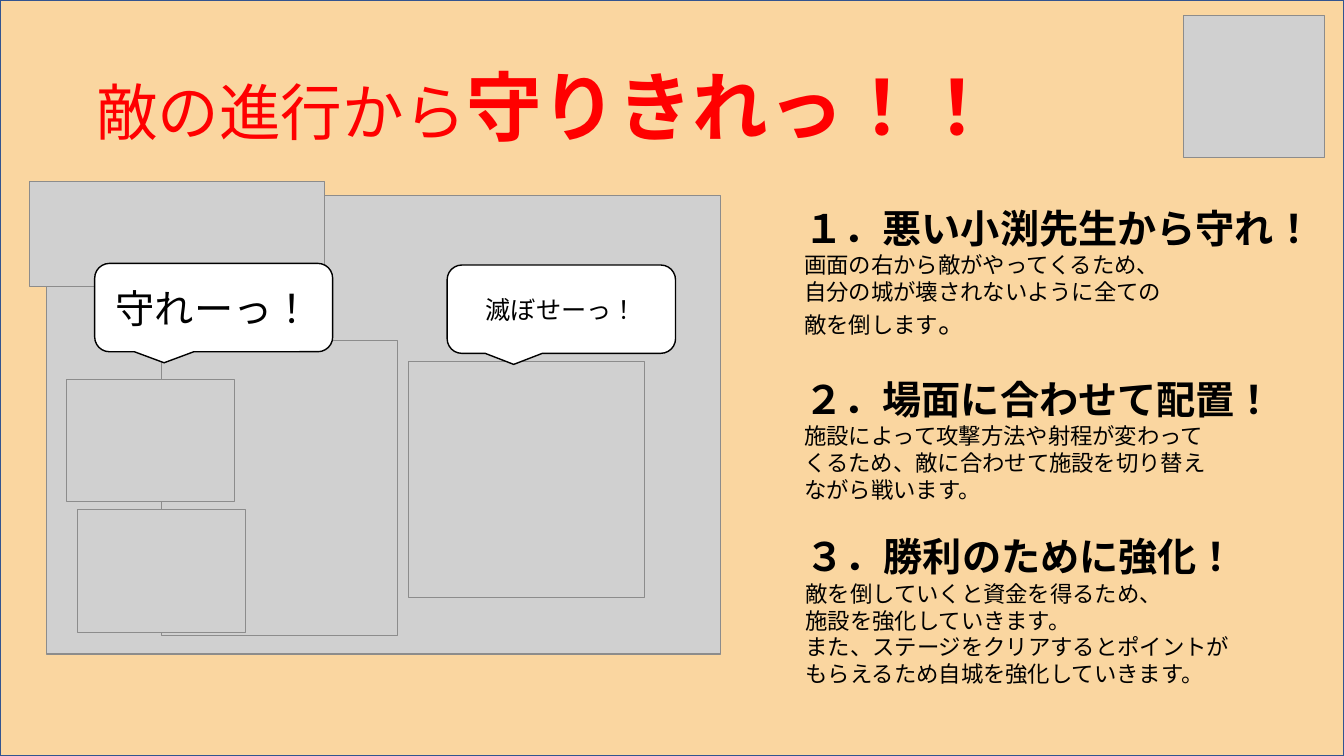
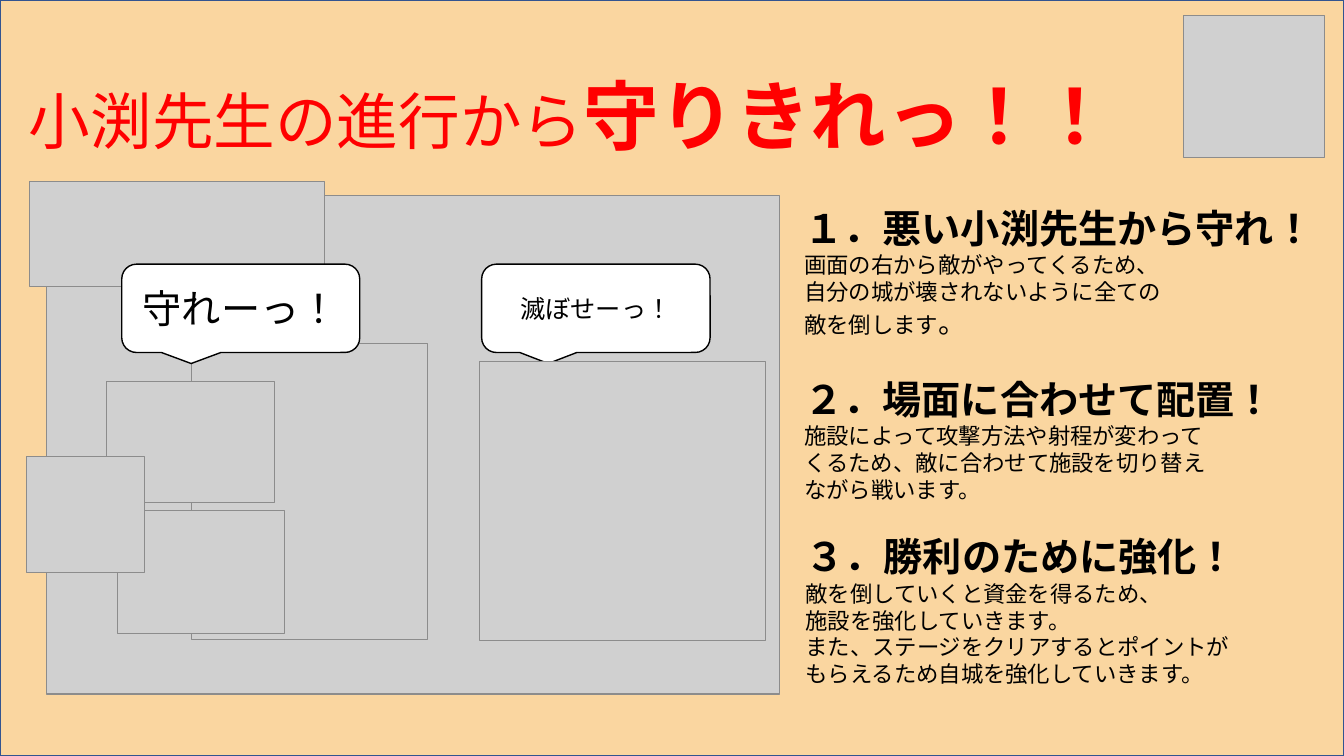
Before and after one commit to itasi29/MyGames, a slide deck: slide 3 of 企画.pptx. Drawn at 1344x756 pixels with LibreOffice and Linux fonts; fonts in the diff are those of the drawing; grey boxes stand for pictures. Boxes give left, top, right and bottom in pixels: in the first picture for what was removed or moved away, otherwise in the second. Text is boxed around its words. In the diff, an @@ line names an element or a change of style, - is before the commit and + after.

```diff
--- a/企画.pptx
+++ b/企画.pptx
@@ text at <box>29,79,1113,151</box>: text changed; size 54 to 44 pt; bold off @@
-敵の進行から守りきれっ！！
+小渕先生の進行から守りきれっ！！
@@ picture: place and size @@
-picture at <box>46,196,721,654</box>
+picture at <box>46,196,780,695</box>
@@ rounded speech box "守れーっ！": place and size @@
-rounded speech box "守れーっ！" at <box>95,263,333,352</box>
+rounded speech box "守れーっ！" at <box>122,264,360,353</box>
@@ rounded speech box "滅ぼせーっ！": place and size @@
-rounded speech box "滅ぼせーっ！" at <box>448,265,677,354</box>
+rounded speech box "滅ぼせーっ！" at <box>482,264,711,353</box>
@@ picture: place and size @@
-picture at <box>162,340,398,636</box>
+picture at <box>191,343,427,639</box>
@@ picture: place and size @@
-picture at <box>67,380,234,501</box>
+picture at <box>107,381,274,502</box>
@@ picture removed at <box>408,362,644,598</box> @@
@@ picture added at <box>480,362,766,641</box> @@
@@ picture added at <box>26,457,144,572</box> @@
@@ picture: place and size @@
-picture at <box>78,509,245,632</box>
+picture at <box>117,511,284,634</box>
```
Also in this commit, not shown: 2 other slides changed, 1 other file.
